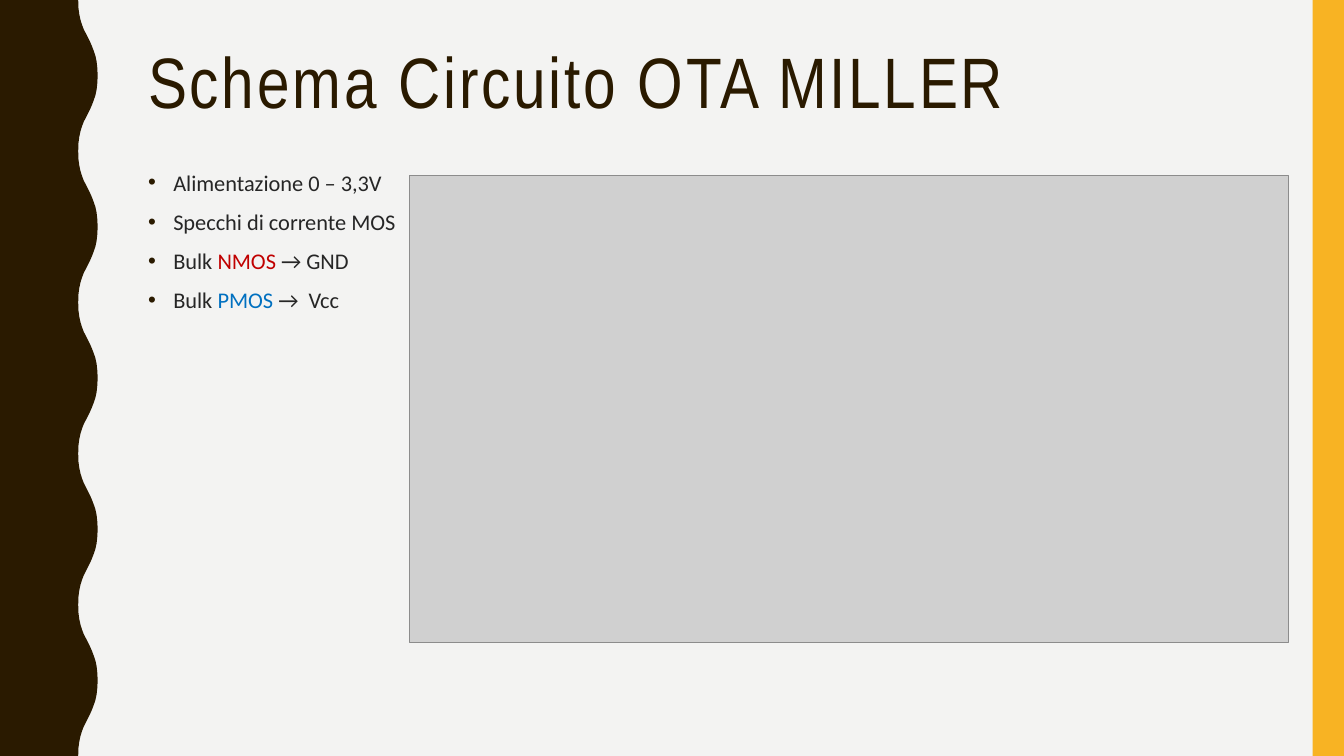
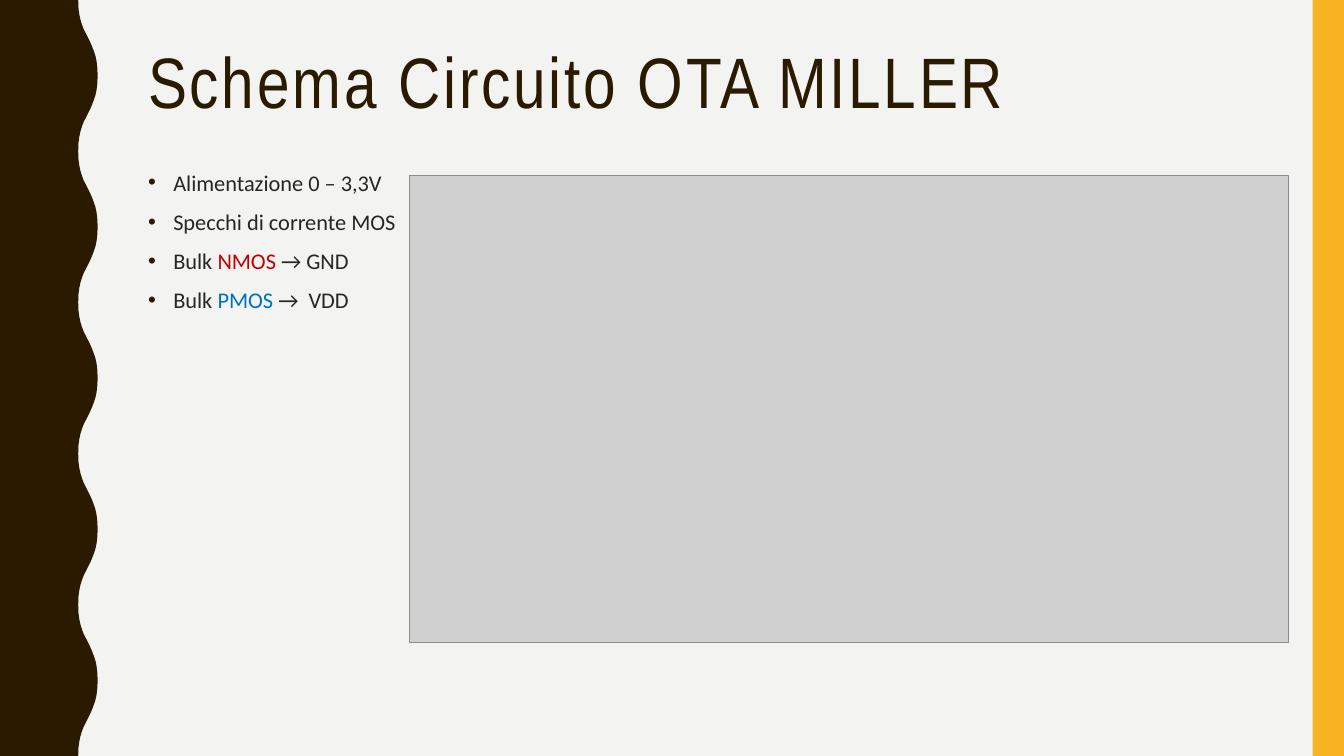
Before and after one commit to alessio-capello/MicroElectronics, a slide deck: slide 12 of MicroB/MicroBpresentazione.pptx. Drawn at 1344x756 pixels with LibreOffice and Linux fonts; fonts in the diff are those of the drawing; grey boxes stand for pictures. Boxes give left, top, right and bottom in pixels: in the first picture for what was removed or moved away, otherwise in the second. Text is boxed around its words. In the diff, an @@ line names an element or a change of style, - is before the commit and + after.

Commit message:
Mod presentazione

```diff
--- a/MicroB/MicroBpresentazione.pptx
+++ b/MicroB/MicroBpresentazione.pptx
@@ text at box(173, 292, 349, 308): text changed @@
-• Bulk PMOS → Vcc
+• Bulk PMOS → VDD
```
Also in this commit, not shown: 2 other slides changed.
